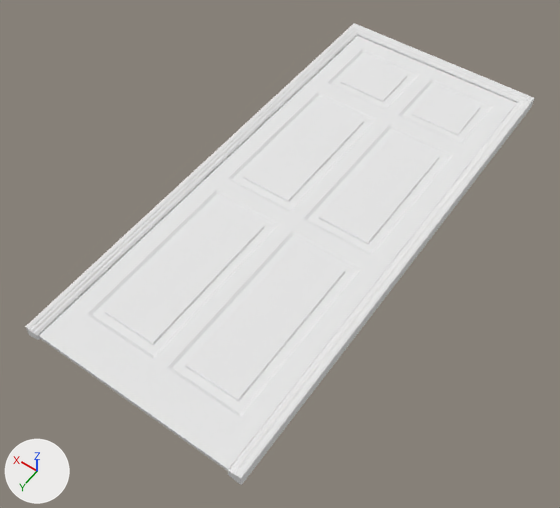
Before and after pictures for a commit that changed the OBJ model data/10057_wooden_door_v3_iterations-2.obj.
Both versions are drawn from a camera (50 mm lens) standing at (-106.0, 66.0, 223.0) and looking at (0.0, -84.0, -12.0). Every picture has the same lights, and +X, +Y and +Z are marked at lower left. Where no turn or scale is listed for an object, it has been applied to the vertices.

Script lines for the objects in view, before the commit:
```python
me_10057_wooden_door_v3_iterations_2 = bpy.data.meshes.new('10057_wooden_door_v3_iterations-2')
me_10057_wooden_door_v3_iterations_2.from_pydata(...)  # 2058 vertices, 2152 faces; spans x -45.0..45.0, y -207.0..0.0, z -3.0..3.0
me_10057_wooden_door_v3_iterations_2.materials.append(mat_orig_orig_orig_orig_orig_orig_orig_10057_wooden_door_v1)  # white #e7e7e7
ob_10057_wooden_door_v3_iterations_2 = bpy.data.objects.new('10057_wooden_door_v3_iterations-2', me_10057_wooden_door_v3_iterations_2)
ob_10057_wooden_door_v3_iterations_2.location = (0.0, 0.0, 0.0)
```
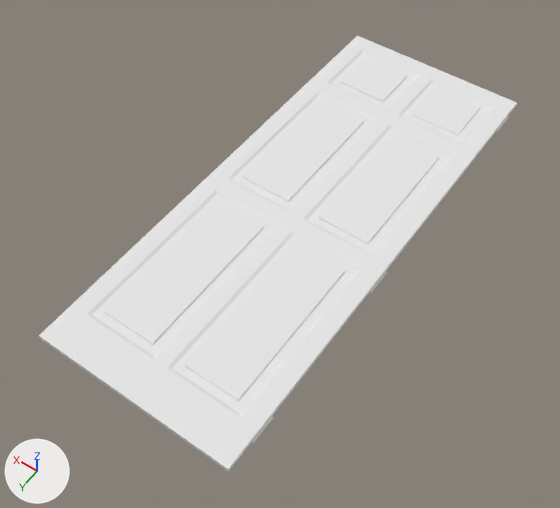
Location of each change, [x1, y1, x2, y2] in pixels of the pictures (560 x 508 px):
'10057_wooden_door_v3_iterations-2', reshaped (6% narrower): before [25, 23, 534, 485]; after [39, 36, 517, 472]
part 1 of me_10057_wooden_door_v3_iterations_2, deleted: before [25, 23, 534, 485]

The change, as a diff of the scene's bpy script:
```diff
--- a/data/10057_wooden_door_v3_iterations-2.obj.py
+++ b/data/10057_wooden_door_v3_iterations-2.obj.py
@@ me_10057_wooden_door_v3_iterations_2 @@
 me_10057_wooden_door_v3_iterations_2.from_pydata(...)  # 2058 vertices, 2152 faces; spans x -45.0..45.0, y -207.0..0.0, z -3.0..3.0
 # used by ob_10057_wooden_door_v3_iterations_2; location = (0.0, 0.0, 0.0)
+# me_10057_wooden_door_v3_iterations_2 part 1: the loose piece of 496 vertices spanning x -45.0..45.0, y -207.0..0.0, z -3.0..3.0 is deleted
 me_10057_wooden_door_v3_iterations_2.materials.append(mat_orig_orig_orig_orig_orig_orig_orig_10057_wooden_door_v1)
```
